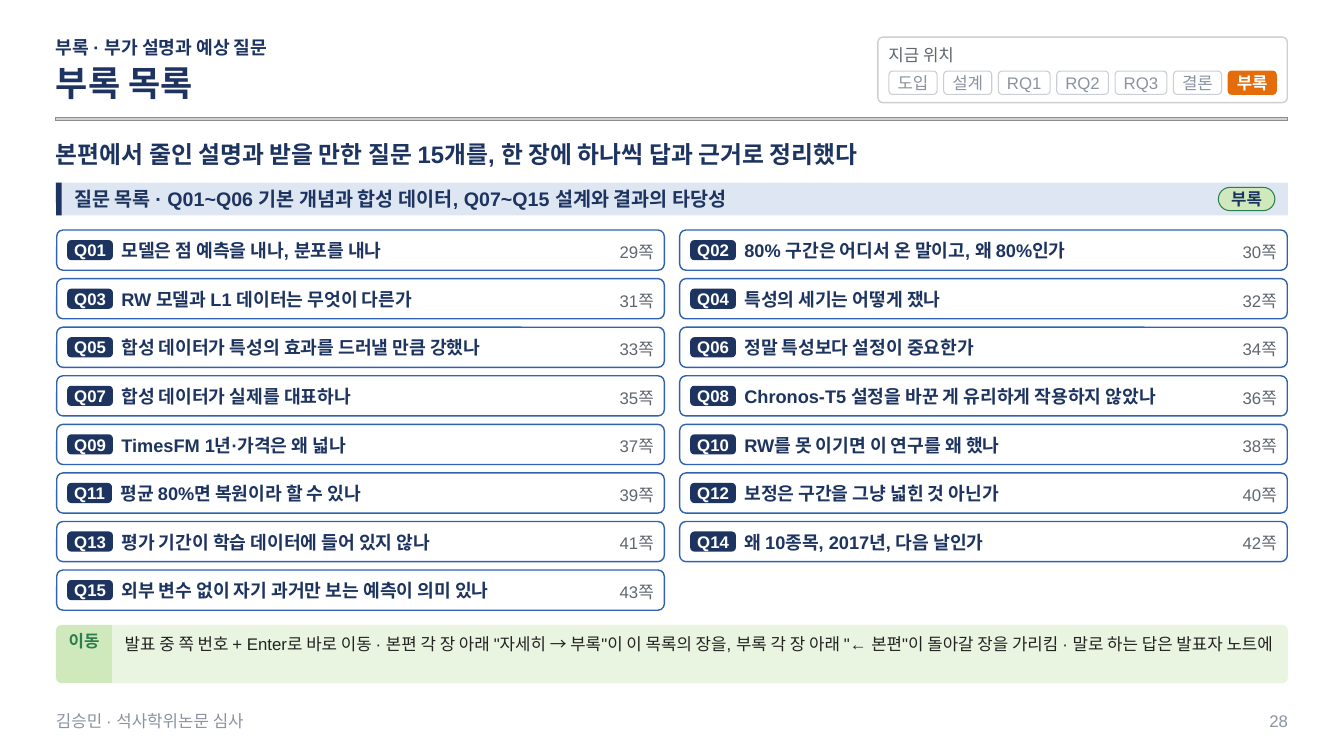
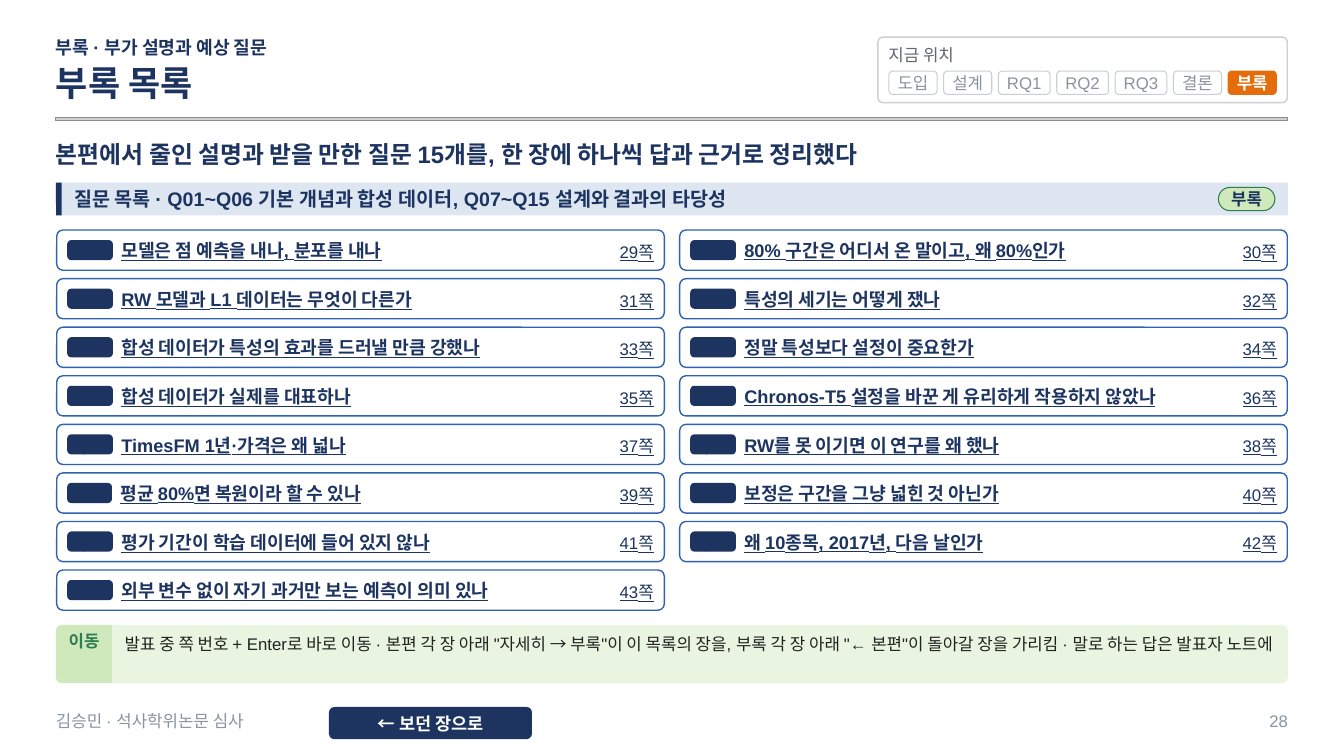
Before and after one commit to sapzzil/Master-thesis, a slide deck: slide 28 of 05_논문작성/석사학위논문 심사 발표_v3.pptx. Drawn at 1344x756 pixels with LibreOffice and Linux fonts; fonts in the diff are those of the drawing; grey boxes stand for pictures. Boxes give left, top, right and bottom in pixels: in the first picture for what was removed or moved away, otherwise in the second. Text is boxed around its words. In the diff, an @@ line names an element or a change of style, - is before the commit and + after.

```diff
--- a/05_논문작성/석사학위논문 심사 발표_v3.pptx
+++ b/05_논문작성/석사학위논문 심사 발표_v3.pptx
@@ text colour #FFFFFF to #1D3461, underline on in 15 elements at <box>68,240,113,260</box>, <box>691,240,736,260</box>, <box>68,288,113,309</box>, <box>691,288,736,309</box>, <box>68,338,113,358</box>, <box>691,338,736,358</box>, <box>68,386,113,406</box>, <box>691,386,736,406</box>, <box>68,435,113,455</box>, <box>691,435,736,455</box>, <box>68,483,112,503</box>, <box>691,483,736,503</box>, <box>68,531,113,552</box>, <box>691,531,736,552</box>, <box>68,580,113,600</box> @@
@@ underline on in 15 elements at <box>121,241,381,261</box>, <box>744,241,1066,261</box>, <box>121,290,412,310</box>, <box>744,290,940,310</box>, <box>121,338,480,358</box>, <box>744,338,974,358</box>, <box>121,387,351,407</box>, <box>744,387,1156,407</box>, <box>121,436,346,455</box>, <box>744,436,999,456</box>, <box>120,482,361,506</box>, <box>744,484,999,504</box>, <box>121,533,430,553</box>, <box>744,533,984,553</box>, <box>121,581,488,601</box> @@
@@ text colour #5F6670 to #1D3461, underline on in 15 elements at <box>620,244,654,262</box>, <box>1243,244,1277,262</box>, <box>620,293,654,310</box>, <box>1243,293,1277,310</box>, <box>620,342,654,359</box>, <box>1243,342,1277,359</box>, <box>620,390,654,407</box>, <box>1243,390,1277,407</box>, <box>620,439,654,456</box>, <box>1243,439,1277,456</box>, <box>620,487,654,505</box>, <box>1243,487,1277,505</box>, <box>620,536,654,553</box>, <box>1243,536,1277,553</box>, <box>620,584,654,602</box> @@
@@ rounded rectangle added at <box>329,707,531,739</box>, fill #1D3461, 12.5 pt, text #FFFFFF, bold @@
+← 보던 장으로
```
Also in this commit, not shown: 35 other slides changed.
